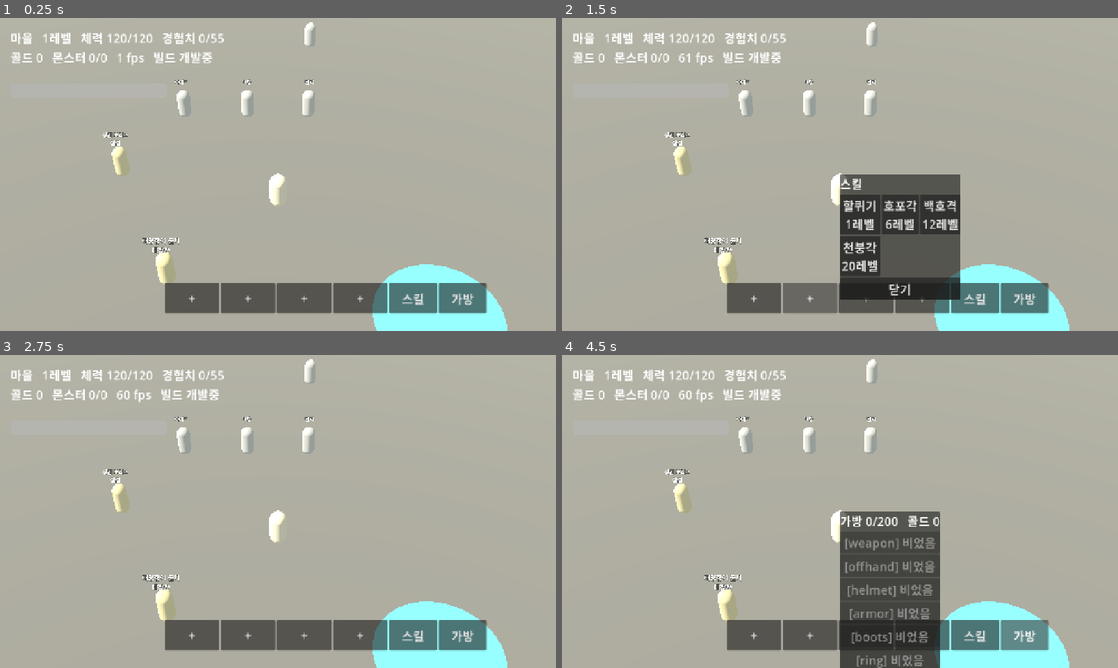
Above: before the commit, frames 1-4 (two rows, left to right).
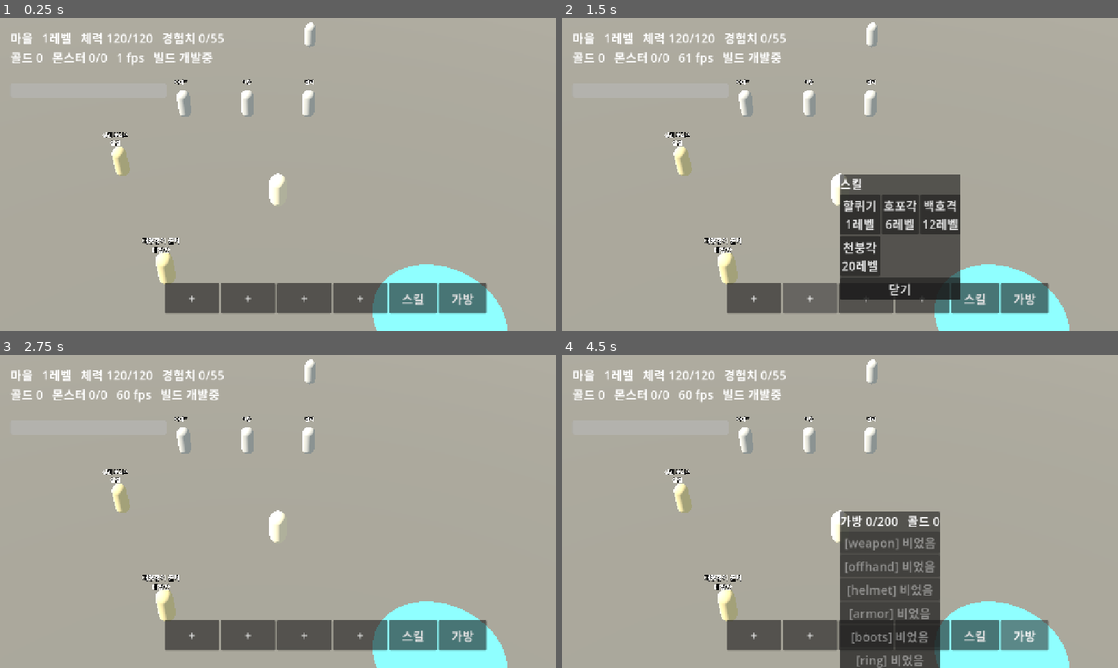
Above: after the commit, the same moments.

Repository: gogoalswo/MMORPG
Game: Godot game, scene res://main.tscn
The game is run twice, just before and just after one commit, with the same random seed, the same clock (stepped at 60 frames per second) and the same inputs.
Inputs:
- Up to frame 1 (0.25 s): no input
- Up to frame 2 (1.5 s): click "+" at 0.5 s; click "+" at 1.25 s
- Up to frame 3 (2.75 s): click "+" at 2 s
- Up to frame 4 (4.5 s): click "+" at 2.75 s; click "스킬" at 3.5 s; click "가방" at 4.25 s

The runs differ from the first frame. In frame 1, 0.1% of the frame differs, in the area x 19-57%, y 19-76%; in frame 2, 0.1%; in frame 3, 0.1%; in frame 4, 0.1%.

Commit message:
안개를 깊이 안개로 되돌린다 — 바닥 무늬를 씻고 있었다
지적: "같은 고도 엔진에 같은 리소스인데 바닥이 선명하지 않다".

존 데이터의 안개는 선형이다(마을 70m 에서 시작해 190m 에서 잠긴다). 고도로
옮길 때 near 가 없는 지수 안개(fog_density 0.006)로 깔아서, 카메라 바로 앞
27m 바닥에도 안개가 15% 섞이고 있었다. 안개는 곱이 아니라 더하기라 돌 틈
같은 어두운 데를 그대로 들어올린다 — 틈과 판면이 화면에서 0.15 대 0.37 이던
것이 0.34 대 0.45 가 되고, 화면 전체가 안개색으로 뜬다.

- game.gd 에 environment_for 를 두고 FOG_MODE_DEPTH + fog_depth_begin/end 로
  fogNear/fogFar 를 그대로 쓴다. 존이 92m 라 안개는 사실상 안 보이는 게 맞다
- ground_test 에 "카메라 거리가 안개 시작 안에 있지 않다" 를 더했다

Co-Authored-By: Claude Opus 5 <noreply@anthropic.com>
Claude-Session: https://claude.ai/code/session_014AxUWwrg2p1C4Li4akaNEC

Diff:
--- a/godot/game/game.gd
+++ b/godot/game/game.gd
@@ -567,6 +567,31 @@
 	_transport.send(&"travel", {"zone": zone_id})
 
 
+## 존 분위기 — 하늘색·환경광·안개.
+##
+## **안개는 `fogNear` 앞에서는 없어야 한다.** 존 데이터가 주는 건 선형 안개
+## (마을은 70m 에서 시작해 190m 에서 완전히 잠긴다)인데, 고도로 옮길 때
+## near 가 없는 지수 안개(`fog_density`)로 깔았다. 그러면 카메라 바로 앞
+## (27m) 바닥에도 안개가 15% 섞인다. 안개는 곱이 아니라 **더하기**라
+## 돌 틈 같은 어두운 데를 그대로 들어올려서, 바닥 무늬가 씻기고 화면이
+## 안개색으로 뜬다 (2026-09-18 지적: "같은 리소스인데 선명하지 않다").
+## 그래서 깊이 안개로 되돌렸다 — 존이 92m 라 사실상 안 보이는 게 맞다.
+static func environment_for(env: Dictionary) -> Environment:
+	var e := Environment.new()
+	e.background_mode = Environment.BG_COLOR
+	e.background_color = Color(env.get("skyColor", "#b9c9d8"))
+	e.ambient_light_source = Environment.AMBIENT_SOURCE_COLOR
+	e.ambient_light_color = Color(env.get("skyColor", "#b9c9d8"))
+	e.ambient_light_energy = float(env.get("hemiIntensity", 1.1))
+	e.fog_enabled = true
+	e.fog_mode = Environment.FOG_MODE_DEPTH
+	e.fog_light_color = Color(env.get("fogColor", "#c2c8b8"))
+	e.fog_depth_begin = float(env.get("fogNear", 70))
+	e.fog_depth_end = float(env.get("fogFar", 190))
+	e.fog_depth_curve = 1.0
+	return e
+
+
 ## 존 하나를 짓는다. 차원문으로 옮기면 통째로 버리고 다시 짓는다
 func _build_zone(zone_id: String) -> void:
 	if _zone_node != null:
@@ -589,16 +614,7 @@
 	_target_mob = ""
 
 	var world_env := WorldEnvironment.new()
-	var e := Environment.new()
-	e.background_mode = Environment.BG_COLOR
-	e.background_color = Color(env.get("skyColor", "#b9c9d8"))
-	e.ambient_light_source = Environment.AMBIENT_SOURCE_COLOR
-	e.ambient_light_color = Color(env.get("skyColor", "#b9c9d8"))
-	e.ambient_light_energy = float(env.get("hemiIntensity", 1.1))
-	e.fog_enabled = true
-	e.fog_light_color = Color(env.get("fogColor", "#c2c8b8"))
-	e.fog_density = 0.006
-	world_env.environment = e
+	world_env.environment = environment_for(env)
 	_zone_node.add_child(world_env)
 
 	var sun := DirectionalLight3D.new()
--- a/godot/tests/ground_test.gd
+++ b/godot/tests/ground_test.gd
@@ -8,6 +8,8 @@
 ##
 ##   godot --headless --path godot --script tests/ground_test.gd
 
+const Game := preload("res://game/game.gd")
+
 var _failed := 0
 
 
@@ -17,6 +19,7 @@
 	_case_tint()
 	_case_material()
 	_case_contrast()
+	_case_fog()
 
 	if _failed == 0:
 		print("바닥: 전부 통과")
@@ -91,6 +94,26 @@
 	])
 
 
+## 안개가 바닥 무늬를 씻지 않는지. 안개는 곱이 아니라 더하기라, 카메라 거리에
+## 걸리면 돌 틈처럼 어두운 데가 그대로 들려 무늬가 사라진다 (2026-09-18)
+func _case_fog() -> void:
+	var env: Dictionary = GameData.zone("village").env
+	var e: Environment = Game.environment_for(env)
+	if e.fog_mode != Environment.FOG_MODE_DEPTH:
+		_fail("안개가 깊이 안개가 아니다 — 지수 안개는 카메라 앞부터 낀다")
+		return
+	var near := float(env.get("fogNear", 70))
+	if absf(e.fog_depth_begin - near) > 1e-6:
+		_fail("안개 시작이 %.0fm 여야 하는데 %.0fm" % [near, e.fog_depth_begin])
+	# 카메라는 초점에서 이만큼 떨어져 있다. 바닥은 그보다 가까이도 온다
+	if CameraRig.DISTANCE >= e.fog_depth_begin:
+		_fail("카메라 거리 %.1fm 가 안개 시작 %.0fm 안에 있다" % [
+			CameraRig.DISTANCE, e.fog_depth_begin])
+	else:
+		print("  안개 %.0f~%.0fm (카메라 거리 %.1fm — 바닥에는 안 낀다)" % [
+			e.fog_depth_begin, e.fog_depth_end, CameraRig.DISTANCE])
+
+
 func _case_tint() -> void:
 	# ground.ts 와 같은 식이어야 한다 (선형에서 비율, TINT_PULL 0.5, ALBEDO 0.3)
 	var cases := [
Not shown, changed: docs/features/world-zones.md
